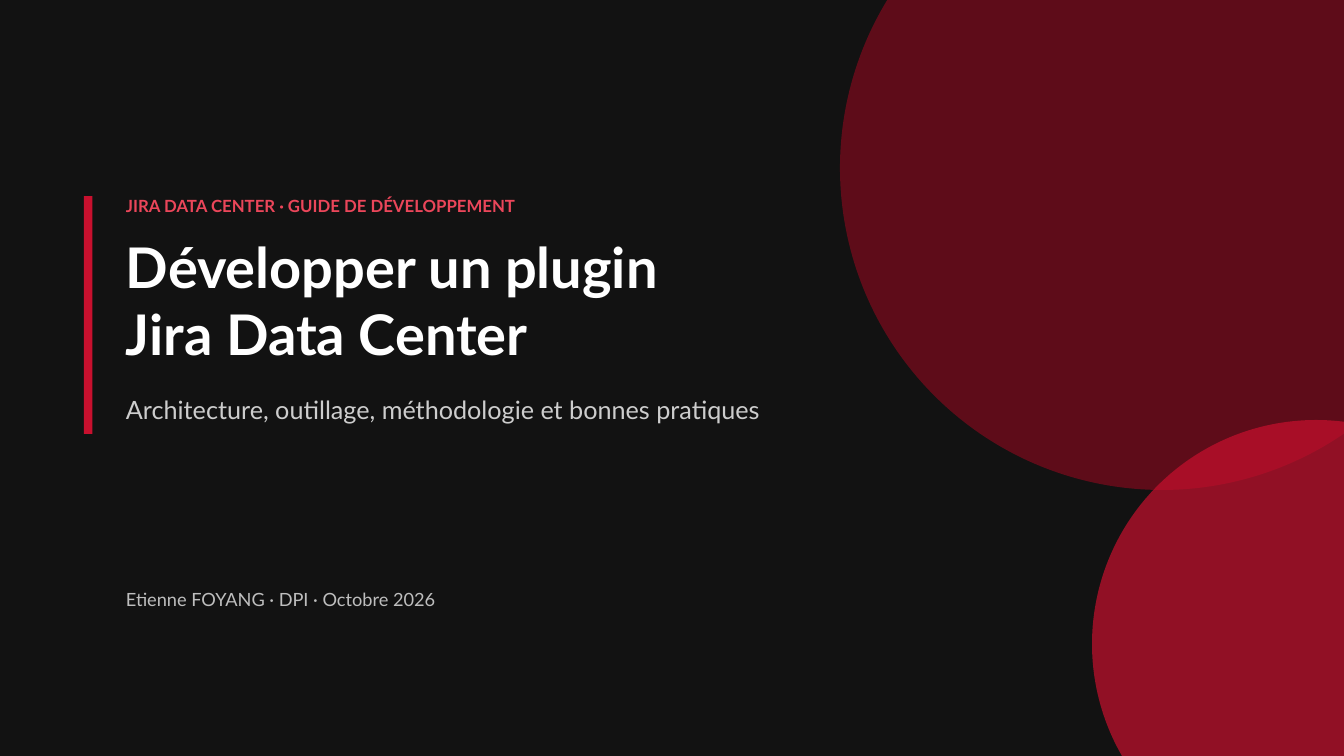
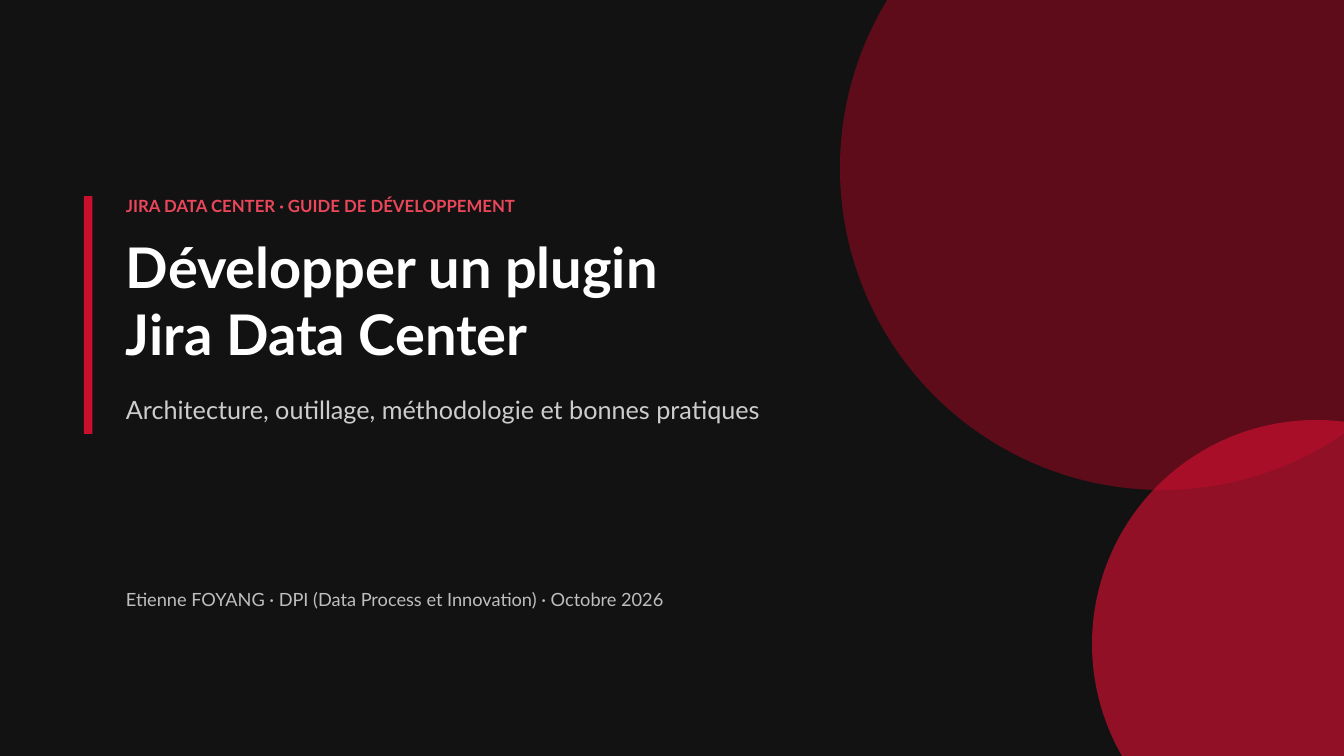
Before and after one commit to Etie20/jira-plugins, a slide deck: slide 1 of Presentation_Developpement_Plugin_Jira_DataCenter.pptx. Drawn at 1344x756 pixels with LibreOffice and Linux fonts; fonts in the diff are those of the drawing. Boxes give left, top, right and bottom in pixels: in the first picture for what was removed or moved away, otherwise in the second. Text is boxed around its words. In the diff, an @@ line names an element or a change of style, - is before the commit and + after.

Commit message:
chore: francisation des libelles (Demande d'infos sup, panneau-demande-infos-sup) et DPI (Data Process et Innovation)

```diff
--- a/Presentation_Developpement_Plugin_Jira_DataCenter.pptx
+++ b/Presentation_Developpement_Plugin_Jira_DataCenter.pptx
@@ text at bbox=[126, 592, 663, 609]: text changed @@
-Etienne FOYANG · DPI · Octobre 2026
+Etienne FOYANG · DPI (Data Process et Innovation) · Octobre 2026
```
Also in this commit, not shown: 15 other slides changed, 11 other files.
